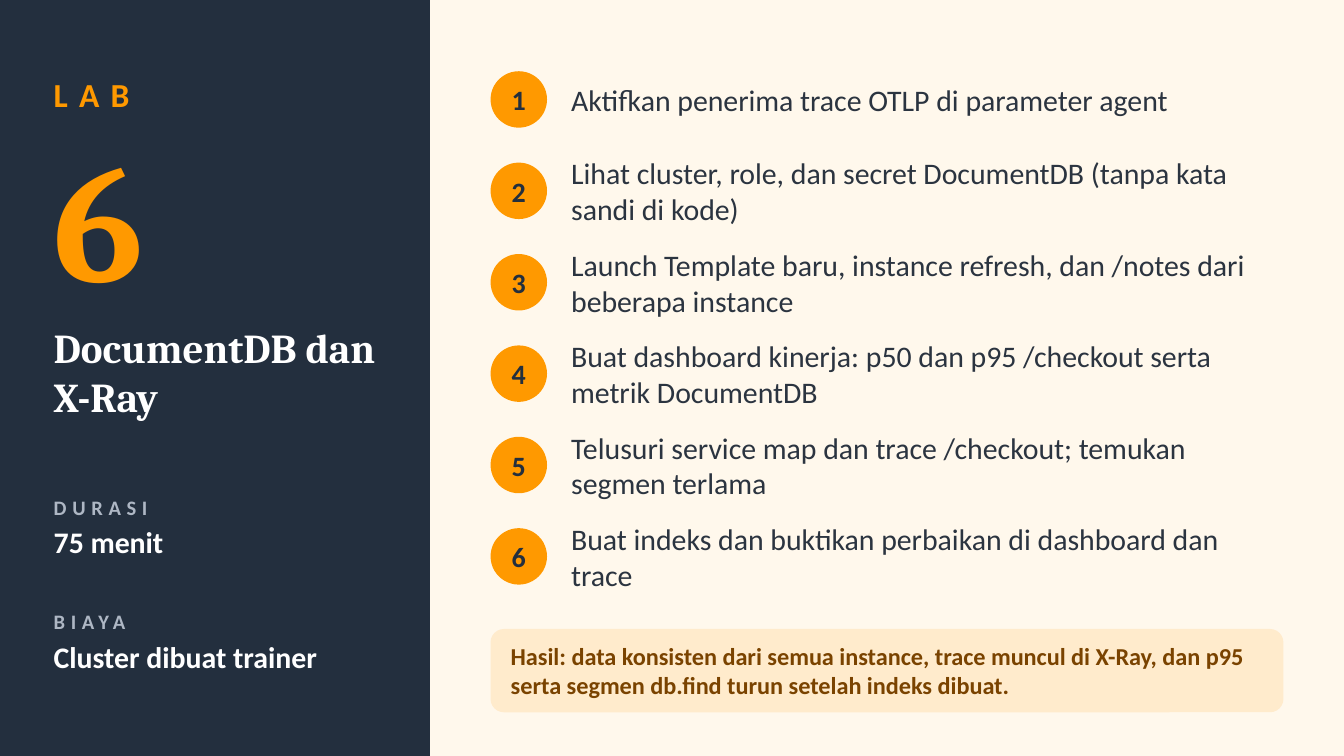
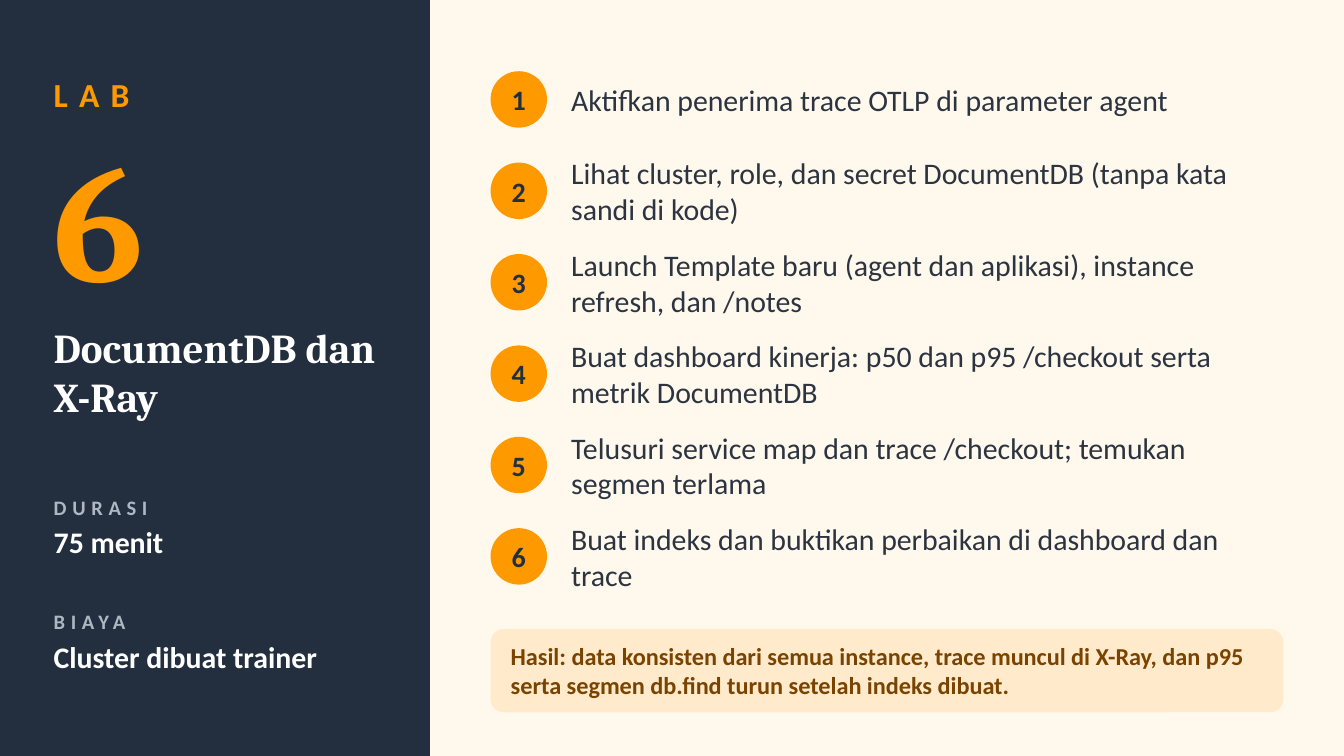
Before and after one commit to singgih-yunanto/aws-cloud-foundation, a slide deck: slide 26 of slides/Day2-ALB-Monitoring-Database.pptx. Drawn at 1344x756 pixels with LibreOffice and Linux fonts; fonts in the diff are those of the drawing. Boxes give left, top, right and bottom in pixels: in the first picture for what was removed or moved away, otherwise in the second. Text is boxed around its words. In the diff, an @@ line names an element or a change of style, - is before the commit and + after.

```diff
--- a/slides/Day2-ALB-Monitoring-Database.pptx
+++ b/slides/Day2-ALB-Monitoring-Database.pptx
@@ text at (571, 254, 1194, 316): text changed @@
-Launch Template baru, instance refresh, dan /notes dari beberapa instance
+Launch Template baru (agent dan aplikasi), instance refresh, dan /notes
```
Also in this commit, not shown: 2 other slides changed, 1 other file.
